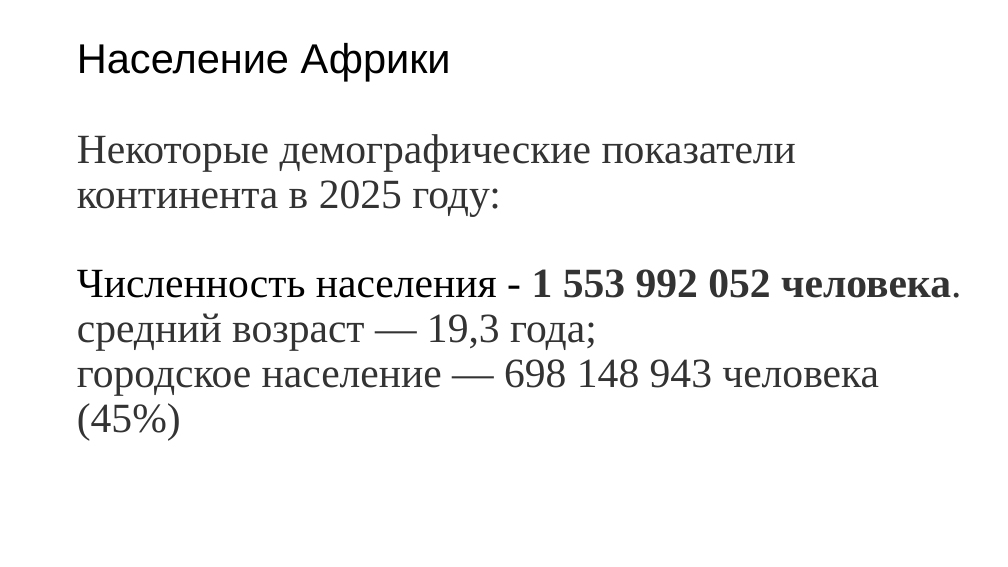
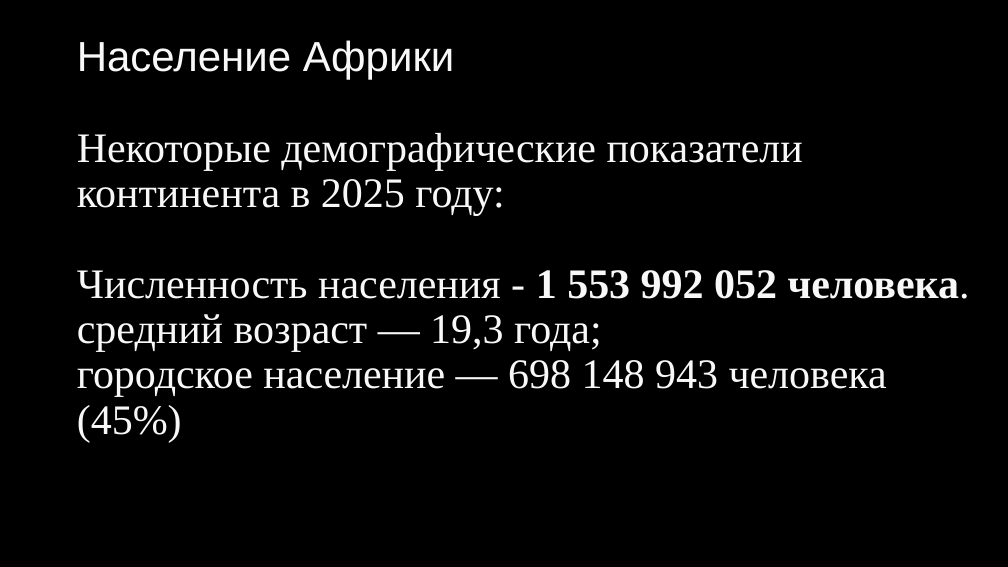
Before and after one commit to belov-anatoly/afrique, a slide deck: slide 4 of Африка_презентация.pptx. Drawn at 1008x567 pixels with LibreOffice and Linux fonts; fonts in the diff are those of the drawing; background and template pictures are left out. Boxes give left, top, right and bottom in pixels: in the first picture for what was removed or moved away, otherwise in the second. Text is boxed around its words. In the diff, an @@ line names an element or a change of style, - is before the commit and + after.

```diff
--- a/Африка_презентация.pptx
+++ b/Африка_презентация.pptx
@@ background #FFFFFF to picture (left out) @@
@@ title "Население Африки Некоторые демографические показатели ..." at [77,40,970,442]: size 39.6 to 40 pt; text colour #000000 to #F8F8F8 in "Население Африки Численность населения -"; text colour #333333 to #F8F8F8 in "Некоторые демографические показатели континента в 2025 году: ..." @@
```
Also in this commit, not shown: 17 other slides changed, 1 slide added.
